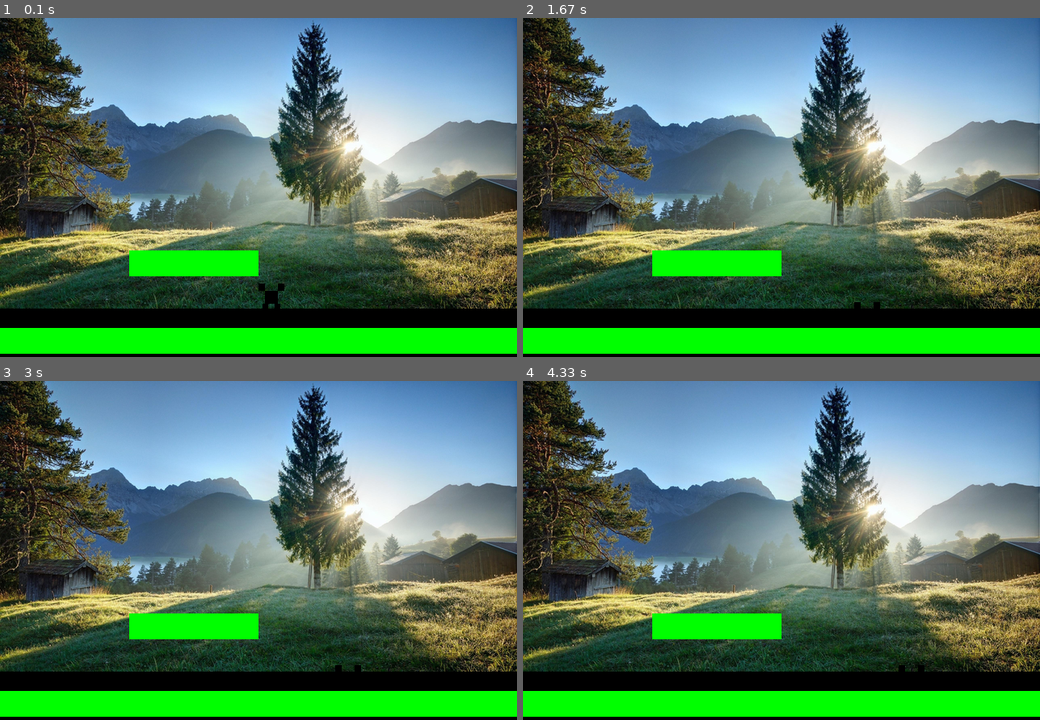
Above: before the commit, frames 1-4 (two rows, left to right).
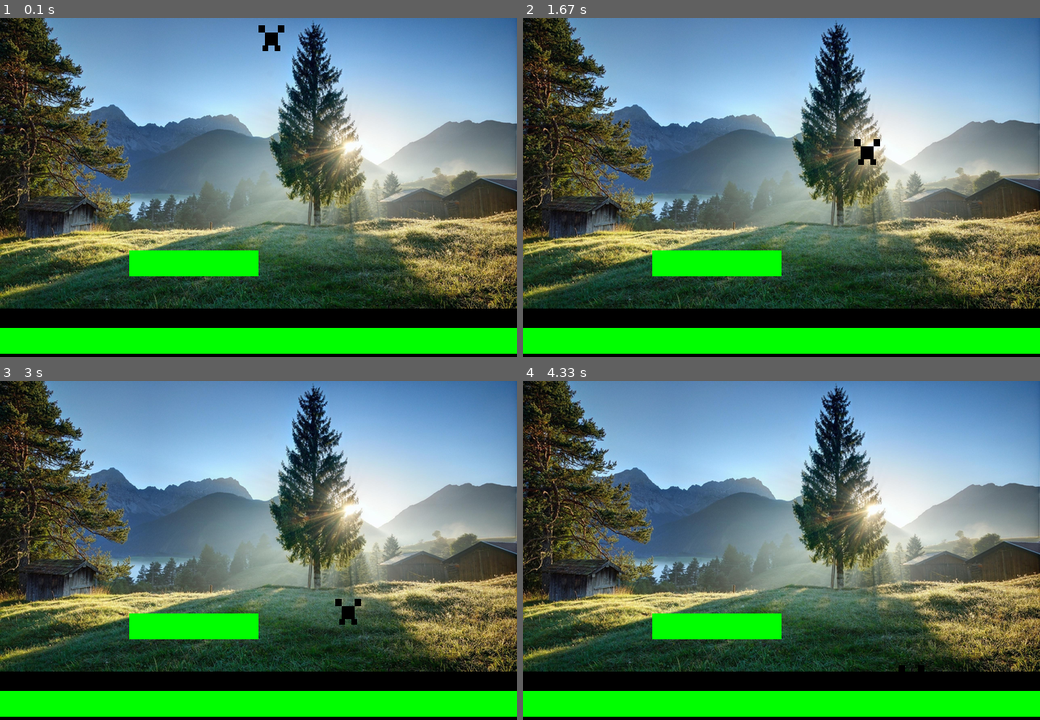
Above: after the commit, the same moments.

Repository: selselschnell/inp-pygame
Game: pygame game, started from run.py
The game is run twice, just before and just after one commit, with the same random seed, the same clock (stepped at 60 frames per second) and the same inputs.
Inputs:
- Up to frame 1 (0.1 s): no input
- Up to frame 2 (1.67 s): hold Right 0.33-0.8 s; hold Right 0.83-1.3 s; hold Left from 1.33 s (still down)
- Up to frame 3 (3 s): release Left at 1.87 s; hold Left 1.9-2.3 s; hold Right 2.33-2.97 s
- Up to frame 4 (4.33 s): hold Left 3-3.47 s; hold Right 3.5-3.97 s; hold Right from 4 s (still down)

The runs differ from the first frame. In frame 1, 0.4% of the frame differs, in the area x 50-55%, y 2-86%; in frame 2, 0.2%; in frame 3, 0.2%; in frame 4, nothing differs.

Commit message:
Added scaling method for sprites.

Diff:
--- a/src/main.py
+++ b/src/main.py
@@ -53,6 +53,11 @@
         self.rect = self.image.get_rect()
         self.rect.x = x * Config.TILE_SIZE
         self.rect.y = y * Config.TILE_SIZE
+
+    def scale(self, factor=2):
+        self.rect.width *= factor
+        self.rect.height *= factor
+        self.image = pygame.transform.scale(self.image, (self.rect.width, self.rect.height))
 
 
 class PlayerSprite(BaseSprite):
@@ -118,7 +123,7 @@
         self.ground = pygame.sprite.LayeredUpdates()
         self.players = pygame.sprite.LayeredUpdates()
 
-        self.player = PlayerSprite(self, 10, 10)
+        self.player = PlayerSprite(self, 10, 0)
         for i in range(20):
             GroundSprite(self, i , 12)
         for i in range(5, 10):
